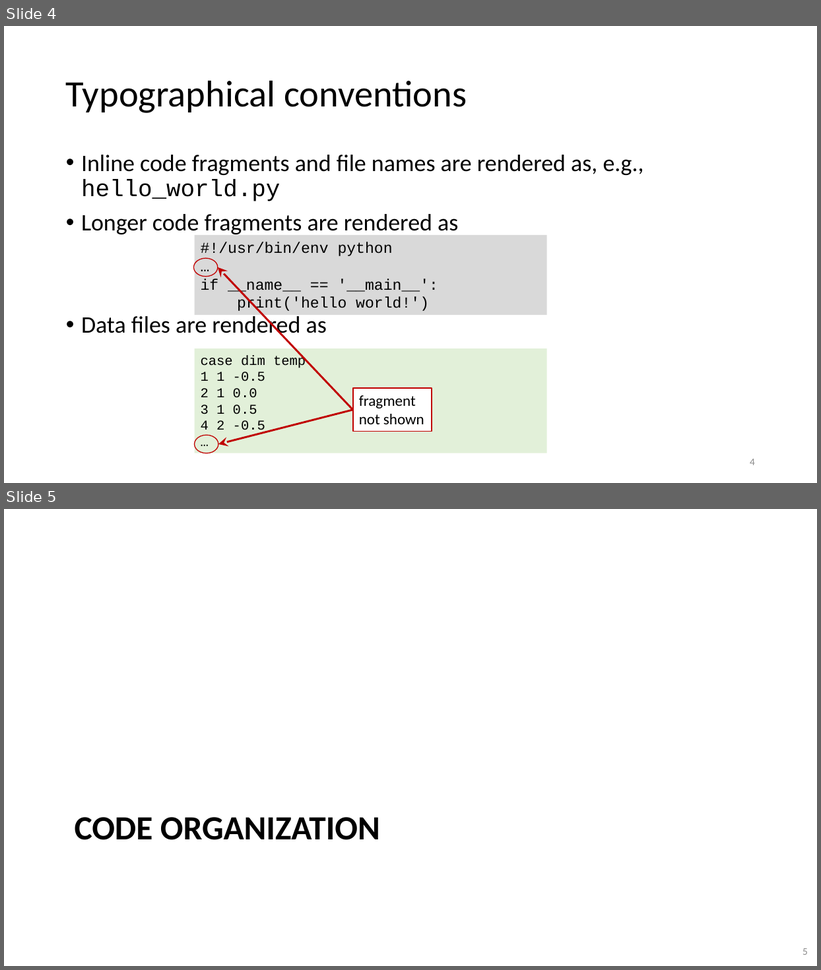
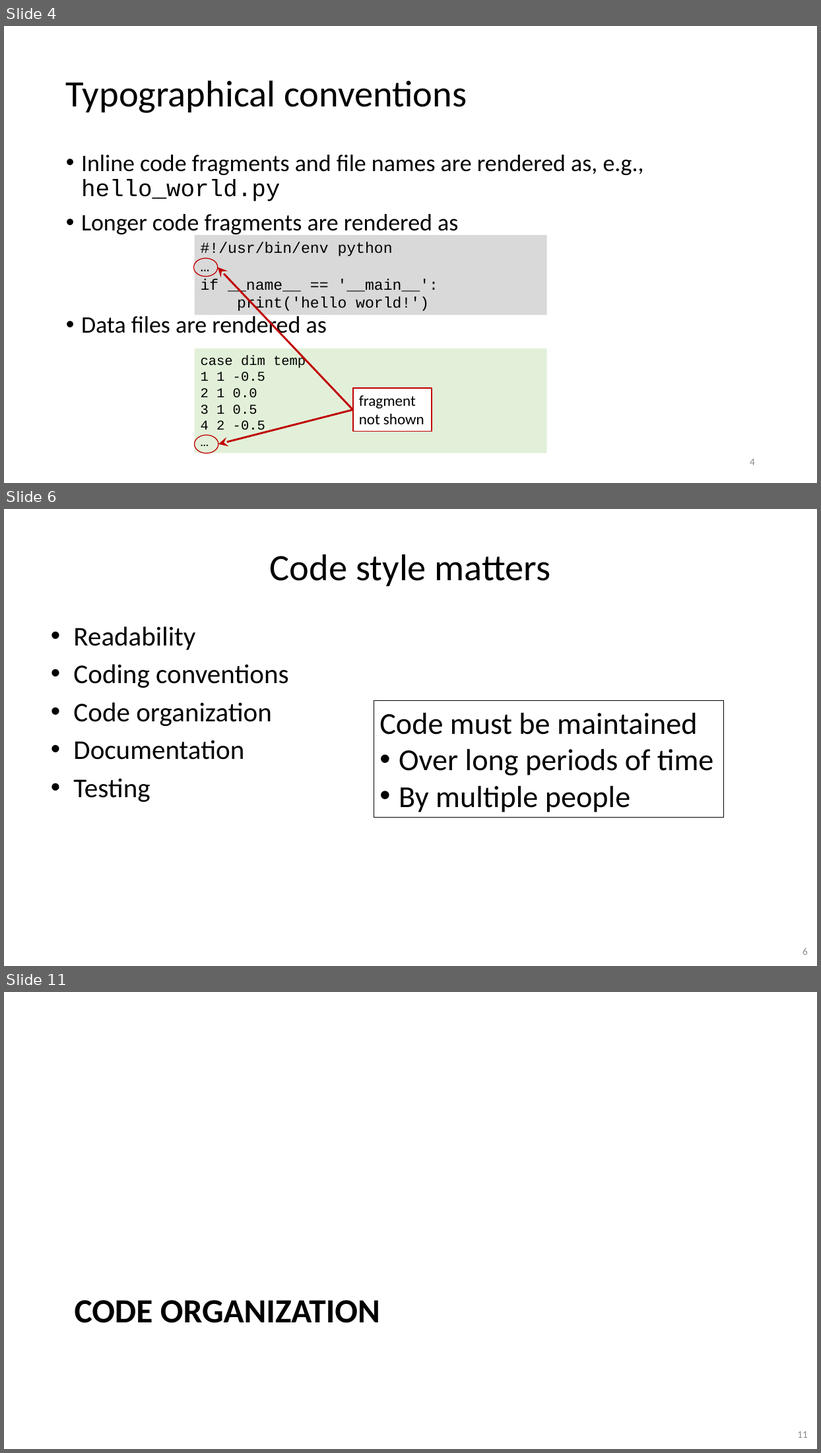
Before and after one commit to gjbex/Python-software-engineering, a slide deck: python_software_engineering.pptx. Shown one above the other, each under a label of ours: slides 4 and 5 before the commit, slides 4, 6 and 11 after it; the slides between them are not shown. The pictures are 821x970 and 821x1453 pixels, drawn with LibreOffice and Linux fonts; fonts in the diff are those of the drawing. Boxes give left, top, right and bottom in pixels: in the first picture for what was removed or moved away, otherwise in the second. Text is boxed around its words. In the diff, an @@ line names an element or a change of style, - is before the commit and + after.

```diff
--- a/python_software_engineering.pptx
+++ b/python_software_engineering.pptx
@@ slide 6 added at box(4, 509, 817, 966), background #FFFFFF @@
@@ title added at box(270, 554, 551, 586), 44 pt, text #000000 @@
+Code style matters
@@ text added at box(73, 626, 289, 802), 32 pt, text #000000 @@
+• Readability
+• Coding conventions
+• Code organization
+• Documentation
+• Testing
@@ rectangle added at box(374, 700, 724, 818), outline #000000 0.75 pt, 36 pt, text #000000 @@
+Code must be maintained
+• Over long periods of time
+• By multiple people
@@ page number added at box(803, 948, 808, 955), 12 pt, text #8C8C8C @@
+6
@@ what was slide 5 is now slide 11 @@
@@ page number at box(797, 1432, 808, 1438): text changed @@
-5
+11
```
Also in this commit, not shown: 3 slides changed, 6 other slides added.
